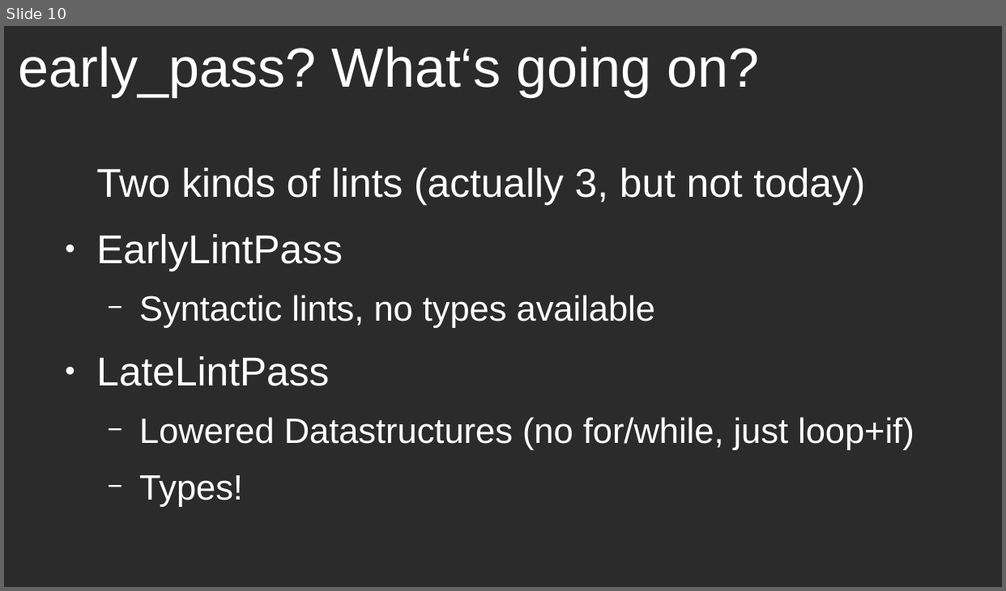
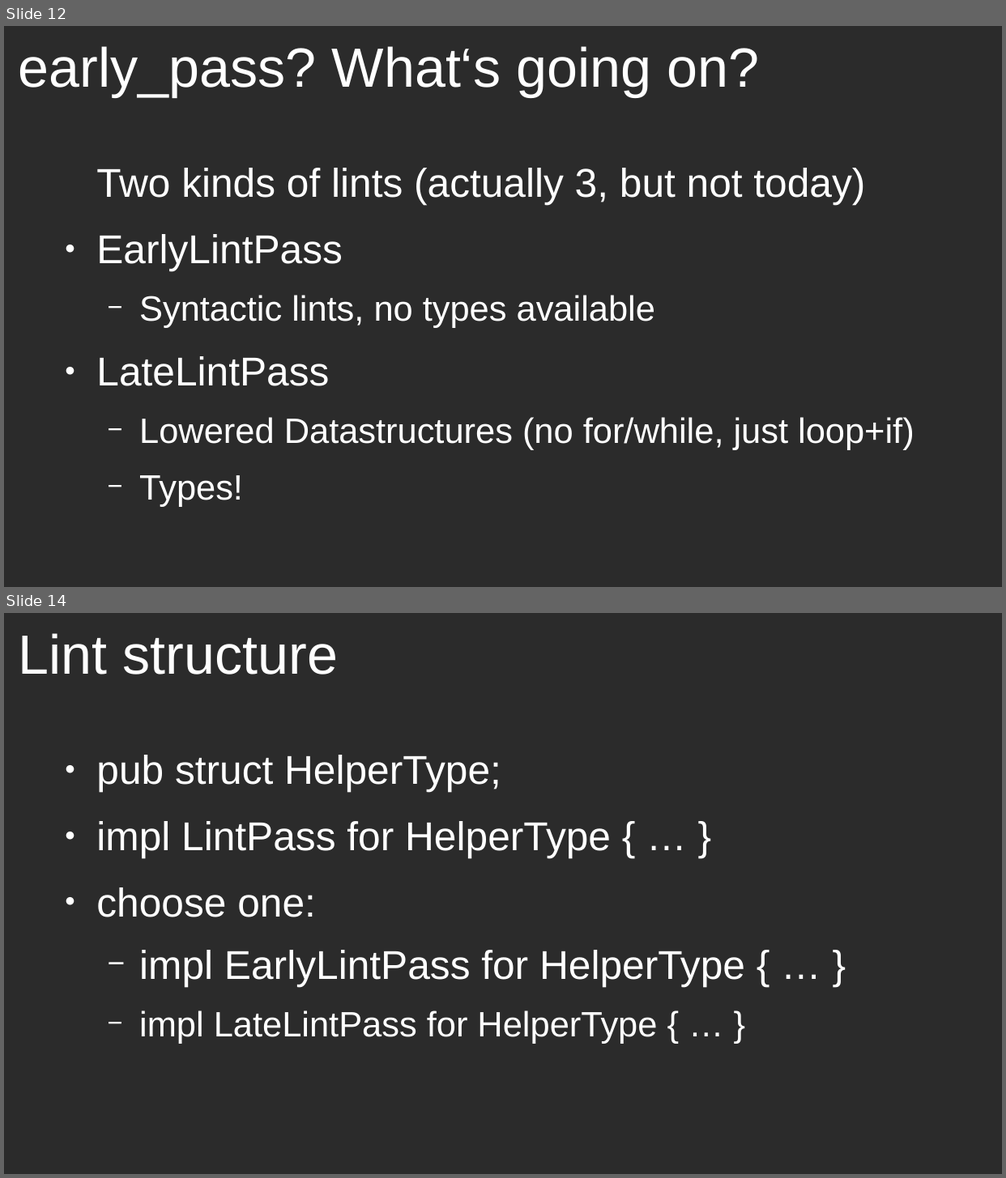
Before and after one commit to oli-obk/rustfest2018_workshop, a slide deck: presentation.odp. Shown one above the other, each under a label of ours: slide 10 before the commit, slides 12 and 14 after it; the slides between them are not shown. The pictures are 1006x591 and 1006x1178 pixels, drawn with LibreOffice and Linux fonts; fonts in the diff are those of the drawing; background and template pictures are left out; a plain dark background stands for a picture behind light text. Boxes give left, top, right and bottom in pixels: in the first picture for what was removed or moved away, otherwise in the second. Text is boxed around its words. In the diff, an @@ line names an element or a change of style, - is before the commit and + after.

Commit message:
Add LateLintPass example

```diff
--- a/presentation.odp
+++ b/presentation.odp
@@ slide 14 added at (x1=4, y1=613, x2=1002, y2=1174), background picture (left out) @@
@@ title added at (x1=19, y1=633, x2=338, y2=675), 44 pt, text #FFFFFF @@
+Lint structure
@@ text added at (x1=96, y1=755, x2=745, y2=1044), 32 pt, text #FFFFFF @@
+● pub struct HelperType;
+● impl LintPass for HelperType { … }
+● choose one:
+  − impl EarlyLintPass for HelperType { … }
+  − impl LateLintPass for HelperType { … }
@@ what was slide 10 is now slide 12 @@
```
Also in this commit, not shown: 5 other slides added, 1 slide removed, 6 other files.
